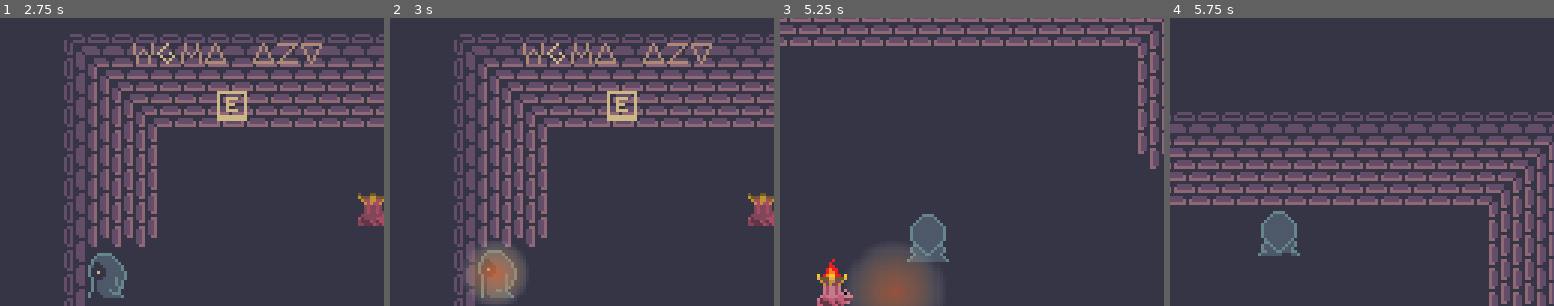
Above: before the commit, frames 1-4 (left to right).
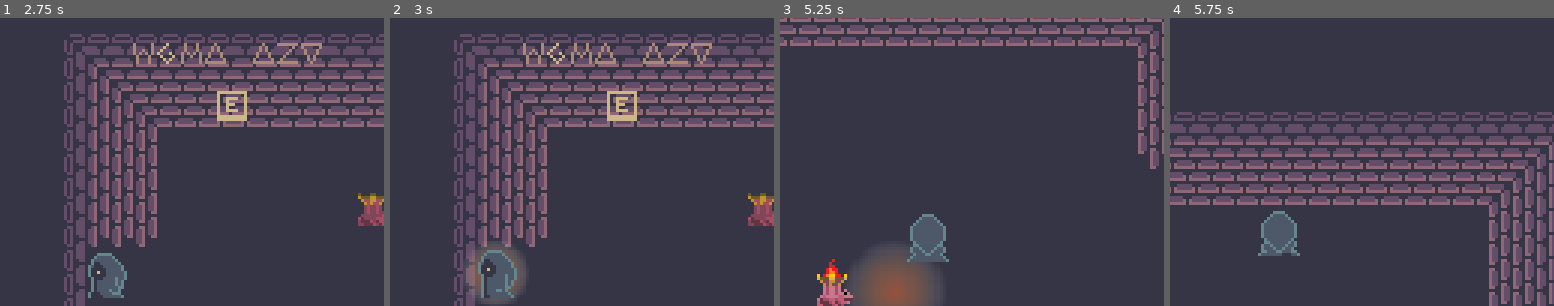
Above: after the commit, the same moments.

Repository: JoshuaKlot/gdg-game-jam-5
Game: Godot game, scene res://scene/game.tscn
Same seed, same stepped clock (60 frames per second), same inputs: the game is played once before the commit and once after it.
Inputs:
- Up to frame 1 (2.75 s): tap Enter at 0.5 s; hold 1 (cast_slot0) 0.53-1.28 s; hold W (p_up) 0.53-2.03 s; tap Space (p_cast) at 1.35 s; hold A (p_left) from 2.03 s (still down); hold E (p_collect) from 2.03 s (still down)
- Up to frame 2 (3 s): keep holding A (p_left); release E (p_collect) at 2.78 s; tap 1 (cast_slot0) at 2.85 s
- Up to frame 3 (5.25 s): tap Space (p_cast) at 3.5 s; release A (p_left) at 3.53 s; hold S (p_down) 3.53-4.28 s; hold Space (p_cast) 3.53-4.28 s; hold D (p_right) 4.28-5.03 s; tap E (p_collect) at 4.35 s; hold W (p_up) from 5.03 s (still down); hold 1 (cast_slot0) from 5.03 s (still down)
- Up to frame 4 (5.75 s): keep holding W (p_up); keep holding 1 (cast_slot0)
The pictures show only the part of the screen within x 36-86%, y 6-56%; the shares and areas given below are measured in that part.

Frame 1 is identical in both runs. In frame 2, 1.4% of the frame differs, in the area x 22-34%, y 80-98%; in frame 3, less than 0.1%; in frame 4, nothing differs.

Commit message:
reorder player and torchfrog in front of ground

Diff:
--- a/scene/player.tscn
+++ b/scene/player.tscn
@@ -110,6 +110,7 @@
 height = 16.0
 
 [node name="Player" type="CharacterBody2D" groups=["Player"]]
+z_index = 1
 collision_mask = 2
 script = ExtResource("1_xo3ru")
 
--- a/scene/torchfrog.tscn
+++ b/scene/torchfrog.tscn
@@ -11,7 +11,6 @@
 size = Vector2(16, 16)
 
 [node name="TorchFrog" type="Sprite2D"]
-z_index = -1
 texture = SubResource("AtlasTexture_6wjlc")
 script = ExtResource("1_lf4n2")
 
